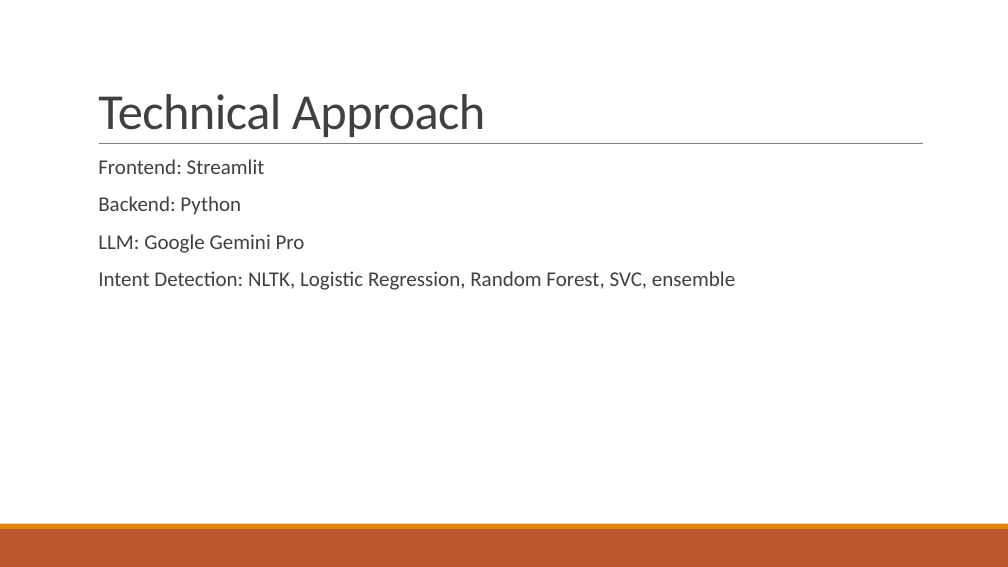
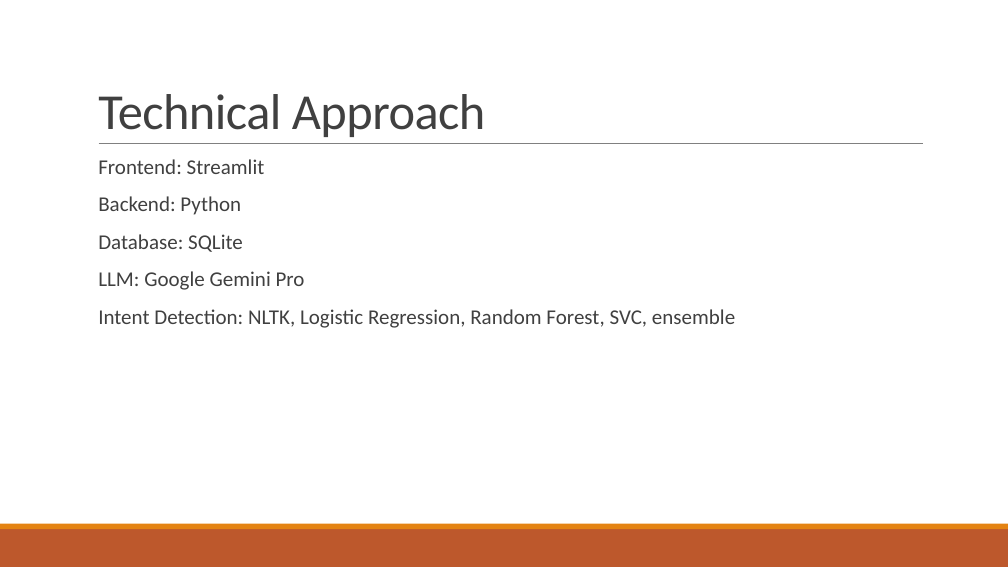
Before and after one commit to saiabhishek-itta/ChatBot-Using-Gemini, a slide deck: slide 2 of Presentation.pptx. Drawn at 1008x567 pixels with LibreOffice and Linux fonts; fonts in the diff are those of the drawing. Boxes give left, top, right and bottom in pixels: in the first picture for what was removed or moved away, otherwise in the second. Text is boxed around its words. In the diff, an @@ line names an element or a change of style, - is before the commit and + after.

```diff
--- a/Presentation.pptx
+++ b/Presentation.pptx
@@ text at [98,234,243,252]: paragraph added @@
+  Database: SQLite
```
Also in this commit, not shown: 2 other slides changed, 6 other files.
